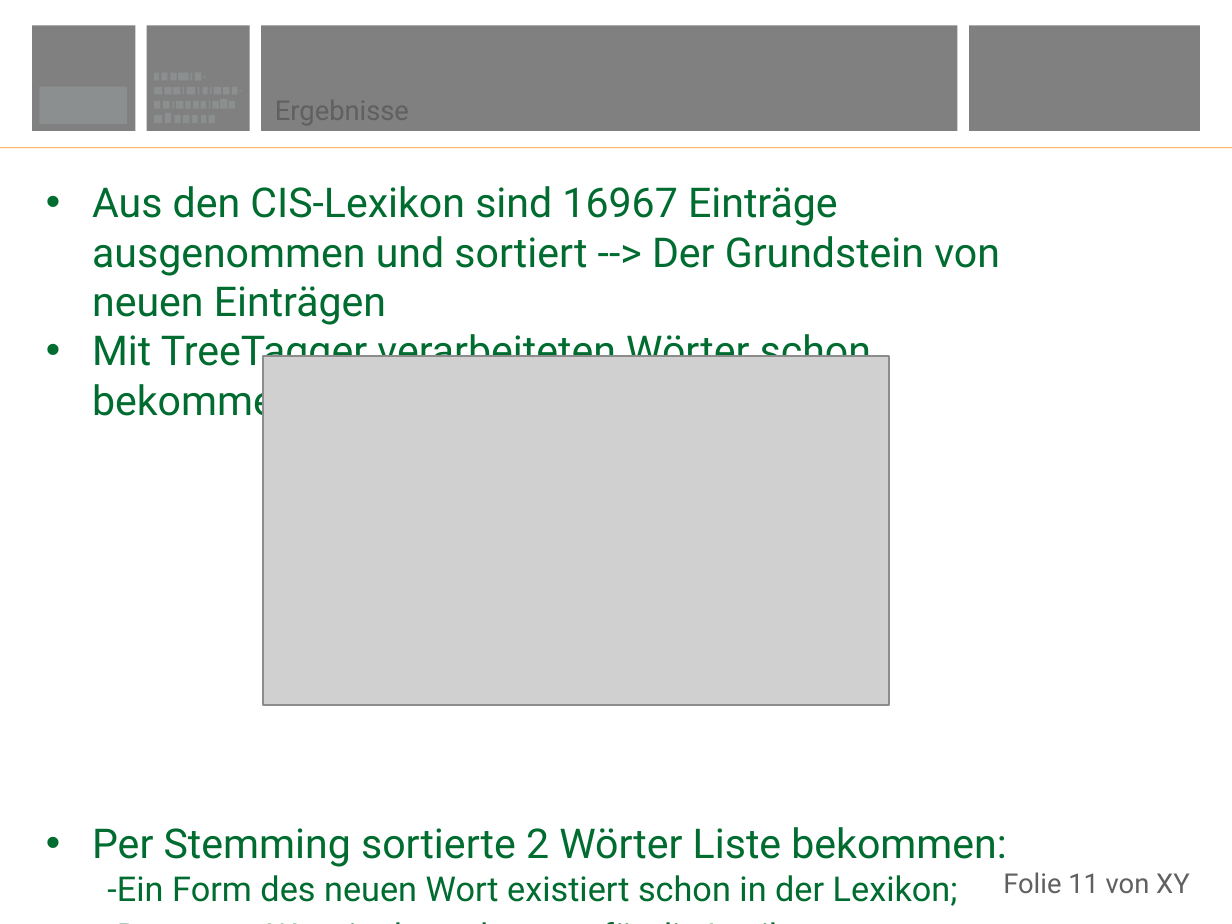
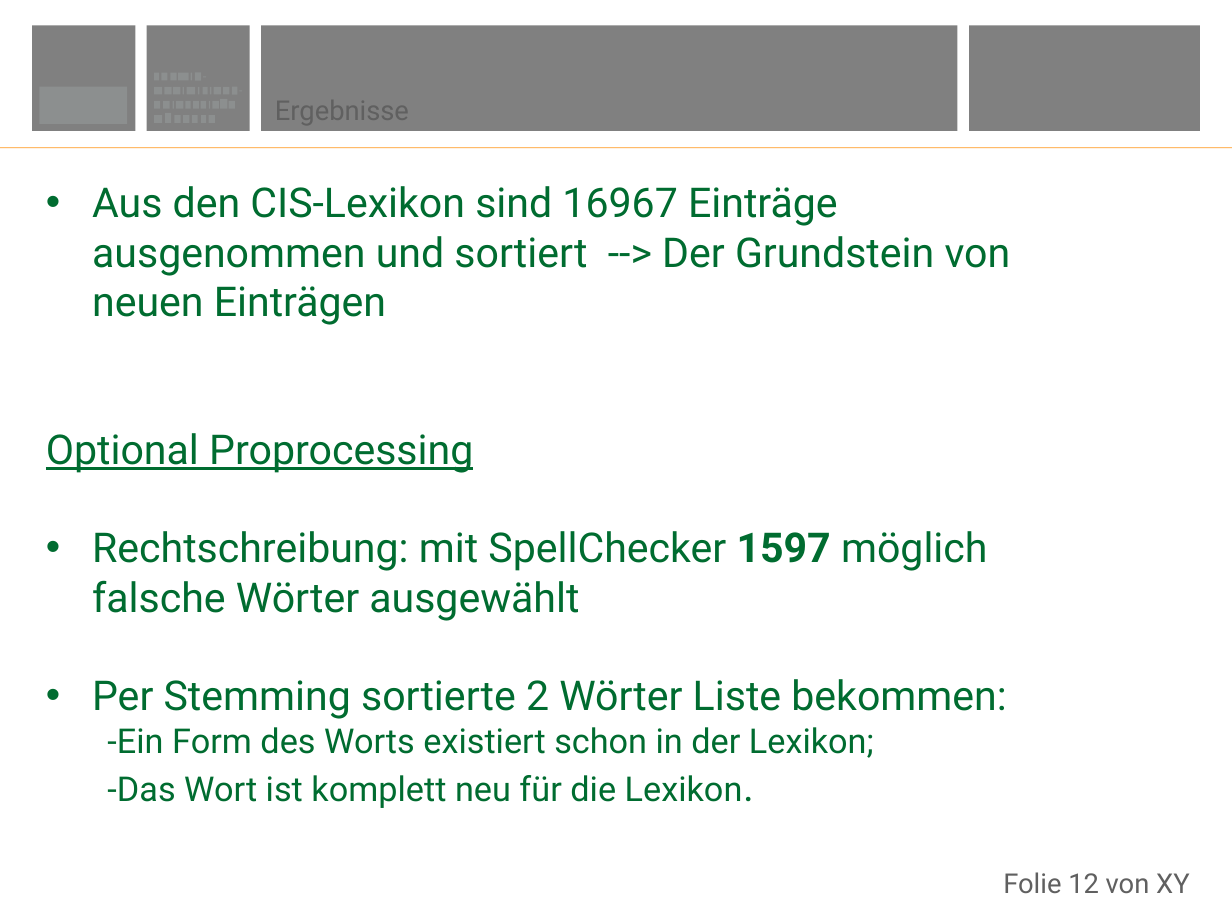
Before and after one commit to MaxEntGirl/wast-master-2018, a slide deck: slide 12 of L_lex/Vortrag.pptx (slide 11 before the commit). Drawn at 1232x924 pixels with LibreOffice and Linux fonts; fonts in the diff are those of the drawing; grey boxes stand for pictures; background and template pictures are left out. Boxes give left, top, right and bottom in pixels: in the first picture for what was removed or moved away, otherwise in the second. Text is boxed around its words. In the diff, an @@ line names an element or a change of style, - is before the commit and + after.

```diff
--- a/L_lex/Vortrag.pptx
+++ b/L_lex/Vortrag.pptx
@@ picture removed at bbox=[262, 356, 888, 705] @@
@@ text at bbox=[46, 433, 987, 621]: text changed @@
-• Mit TreeTagger verarbeiteten Wörter schon bekommen:
+Optional Proprocessing
+• Rechtschreibung: mit SpellChecker 1597 möglich falsche Wörter ausgewählt
@@ text at bbox=[107, 727, 874, 808]: text changed @@
-  -Ein Form des neuen Wort existiert schon in der Lexikon;
-  -Das neue Wort ist komplett neu für die Lexikon.
+  -Ein Form des Worts existiert schon in der Lexikon;
+  -Das Wort ist komplett neu für die Lexikon.
@@ text at bbox=[1003, 872, 1190, 893]: text changed @@
-Folie 11 von XY
+Folie 12 von XY
```
Also in this commit, not shown: 2 other slides changed, 1 slide added.
